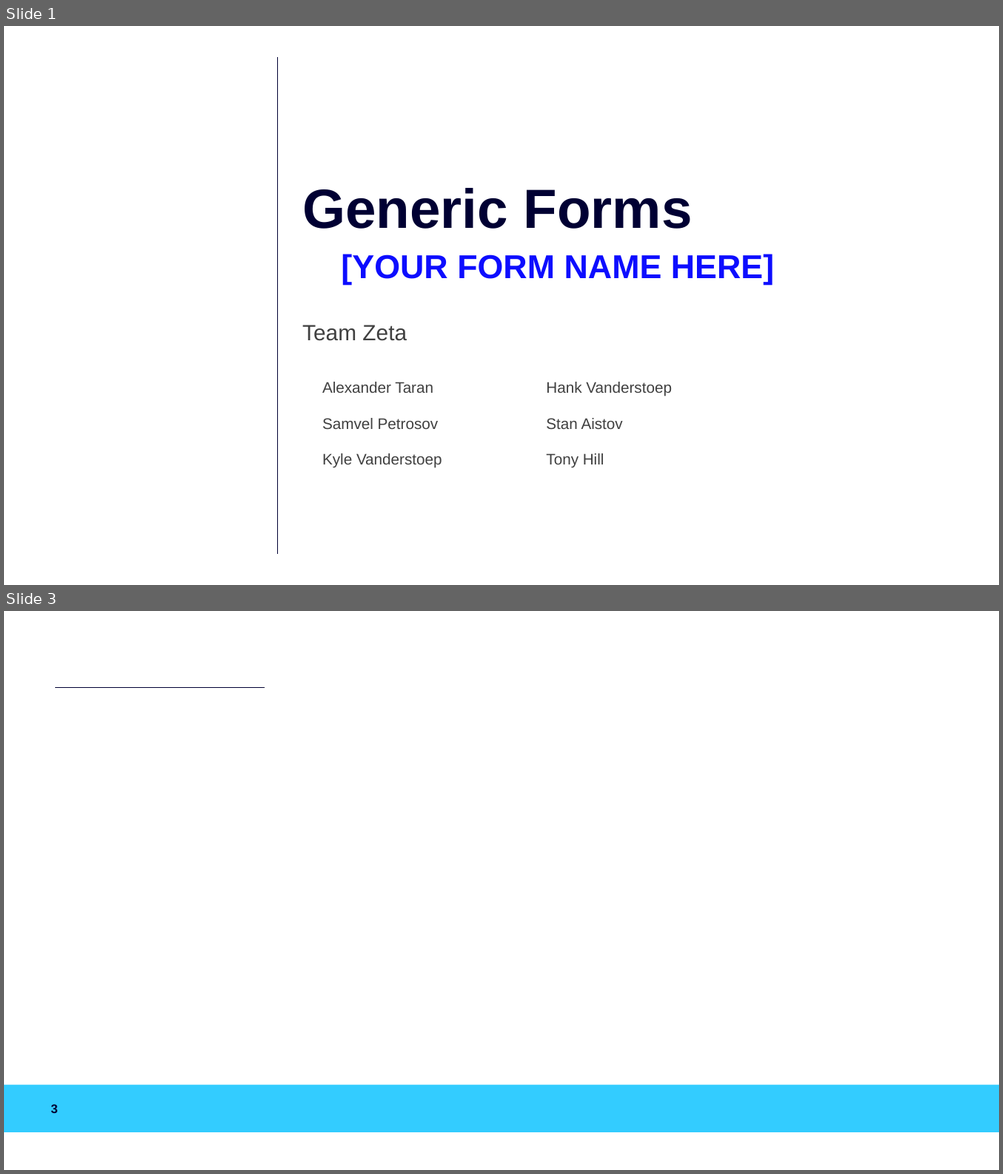
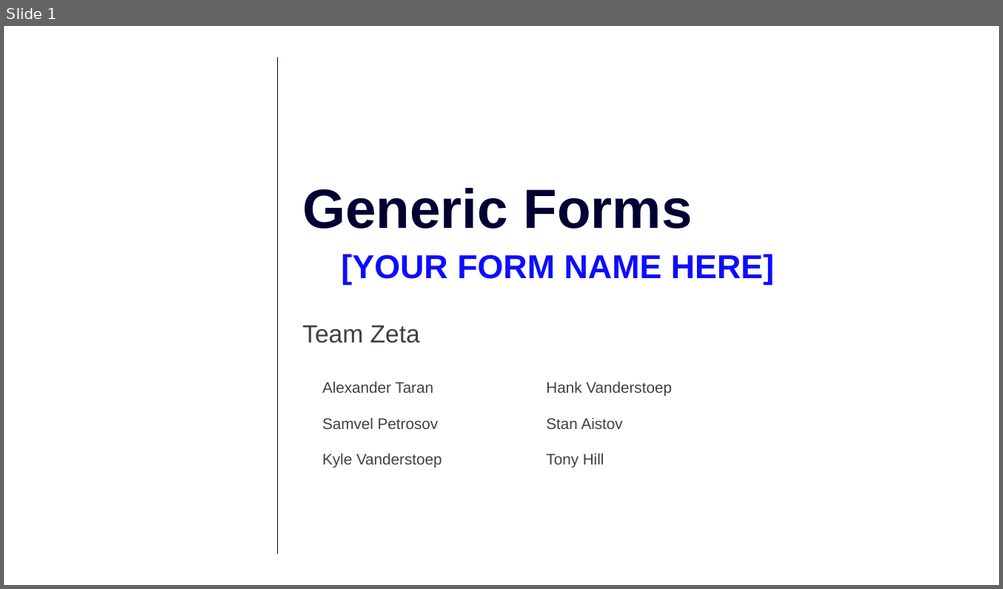
Before and after one commit to AcumaticaHackathon/2020-Team-Zeta, a slide deck: Misc/Summit 2020 Zeta.pptx. Shown one above the other, each under a label of ours: slides 1 and 3 before the commit, slide 1 after it; the slides between them are not shown. The pictures are 1003x1174 and 1003x589 pixels, drawn with LibreOffice and Linux fonts; fonts in the diff are those of the drawing; background and template pictures are left out. Boxes give left, top, right and bottom in pixels: in the first picture for what was removed or moved away, otherwise in the second. Text is boxed around its words. In the diff, an @@ line names an element or a change of style, - is before the commit and + after.

```diff
--- a/Misc/Summit 2020 Zeta.pptx
+++ b/Misc/Summit 2020 Zeta.pptx
@@ slide 3 removed at (4,611,999,1170), background #FFFFFF @@
@@ line removed from (55, 687) to (264, 687) @@
@@ rectangle removed at (4,1085,999,1133) @@
@@ page number removed at (51,1105,57,1113) @@
-3
@@ slide 1 changed as well @@
@@ text "Team Zeta" at (302,326,420,343): size 21.3 to 24 pt @@
```
Also in this commit, not shown: 6 slides added, 9 other slides removed.
